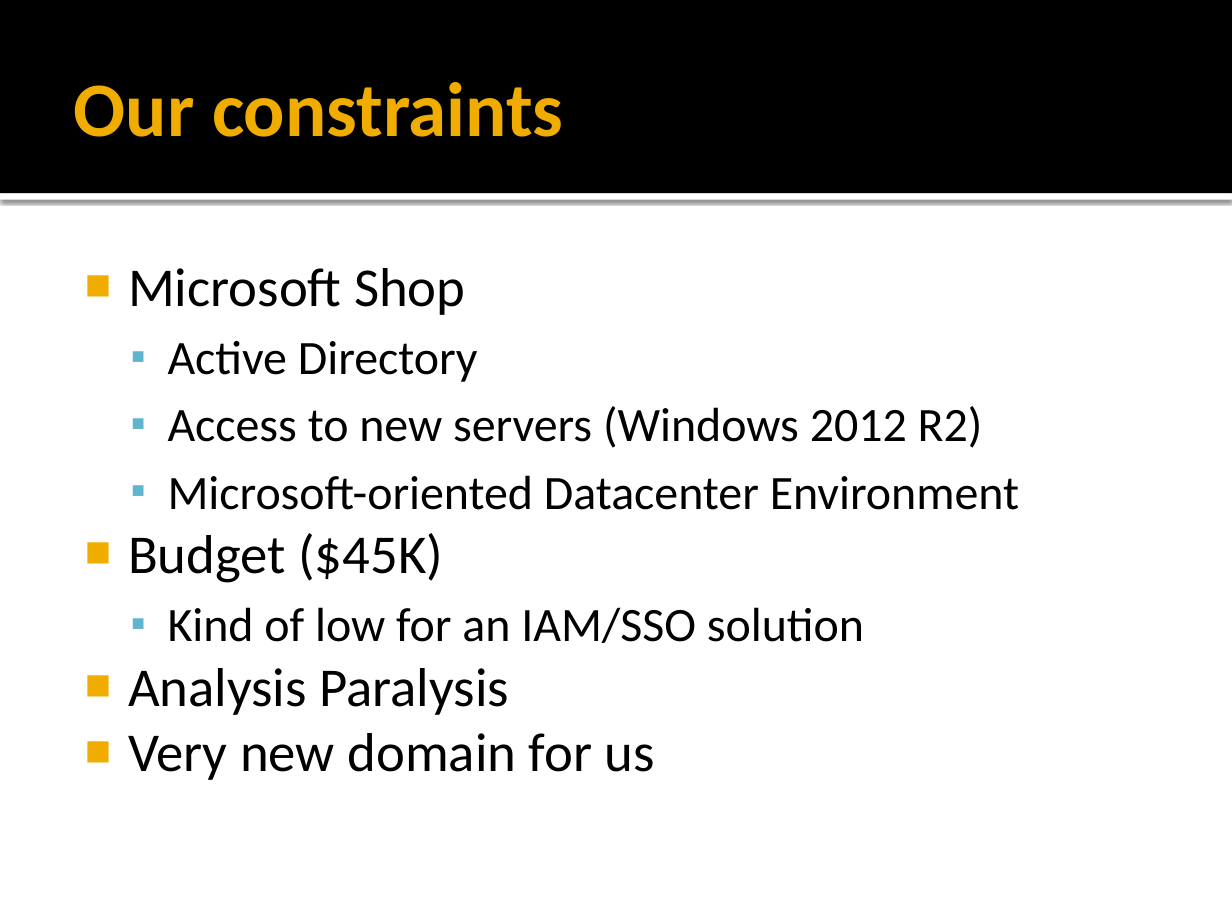
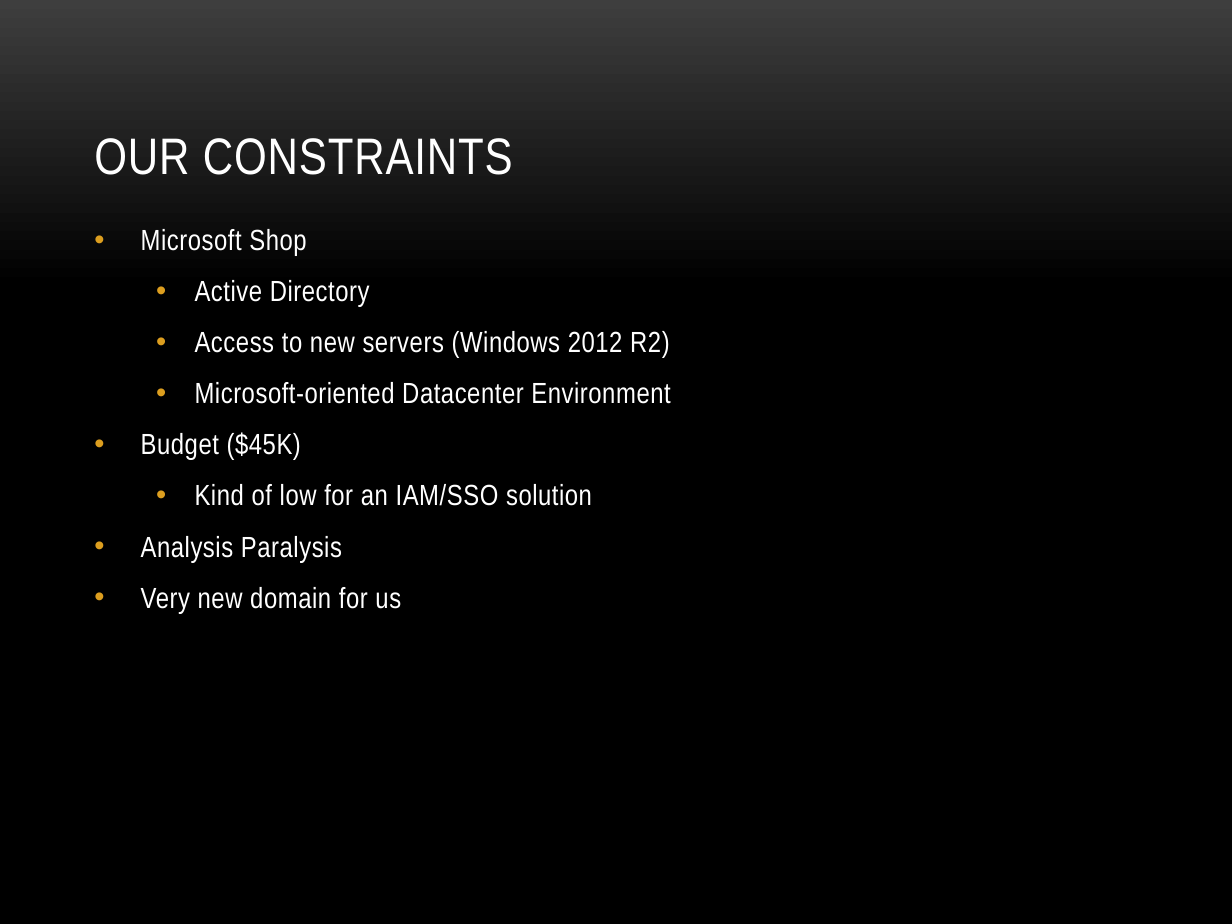
Before and after one commit to anibalvelarde/SSOExample, a slide deck: slide 9 of SSOPresentation/IAM_SSO.pptx (slide 7 before the commit). Drawn at 1232x924 pixels with LibreOffice and Linux fonts; fonts in the diff are those of the drawing; background and template pictures are left out. Boxes give left, top, right and bottom in pixels: in the first picture for what was removed or moved away, otherwise in the second. Text is boxed around its words. In the diff, an @@ line names an element or a change of style, - is before the commit and + after.

```diff
--- a/SSOPresentation/IAM_SSO.pptx
+++ b/SSOPresentation/IAM_SSO.pptx
@@ background #FFFFFF to picture (left out) @@
@@ rectangle removed at (x1=0, y1=0, x2=1232, y2=193) @@
@@ title "OUR CONSTRAINTS" at (x1=94, y1=138, x2=513, y2=175): vertical alignment middle to bottom @@
@@ title at (x1=94, y1=138, x2=513, y2=175): text changed; size 45 to 30 pt; font Calibri to Arial Narrow; text colour #F0AD00 to #FFFFFF; bold off @@
-Our constraints
+OUR CONSTRAINTS
@@ rectangle removed at (x1=0, y1=193, x2=1232, y2=200) @@
@@ text "Microsoft Shop" moved from (x1=128, y1=268, x2=1019, y2=780) to (x1=141, y1=229, x2=670, y2=613) @@
@@ text "Microsoft Shop" at (x1=141, y1=229, x2=670, y2=613): size 32 to 17 pt in "Microsoft Shop", "Budget ($45K)", "Analysis Paralysis", "Very new domain for us"; font Calibri to Arial Narrow, text colour #000000 to #FFFFFF, letter spacing 0 to 0.3 pt; size 28 to 17 pt in "Active Directory", "Access to new servers (Windows 2012 R2)", "Microsoft-oriented Datacenter Environment", "Kind of low for an IAM/SSO solution"; bullet ■ to •; more space between paragraphs; bullet colour #F0AD00 to #DC9E1F; bullet ▪ to •; bullet colour #60B5CC to #DC9E1F @@
```
Also in this commit, not shown: 15 other slides changed, 7 slides added, 4 slides removed.
